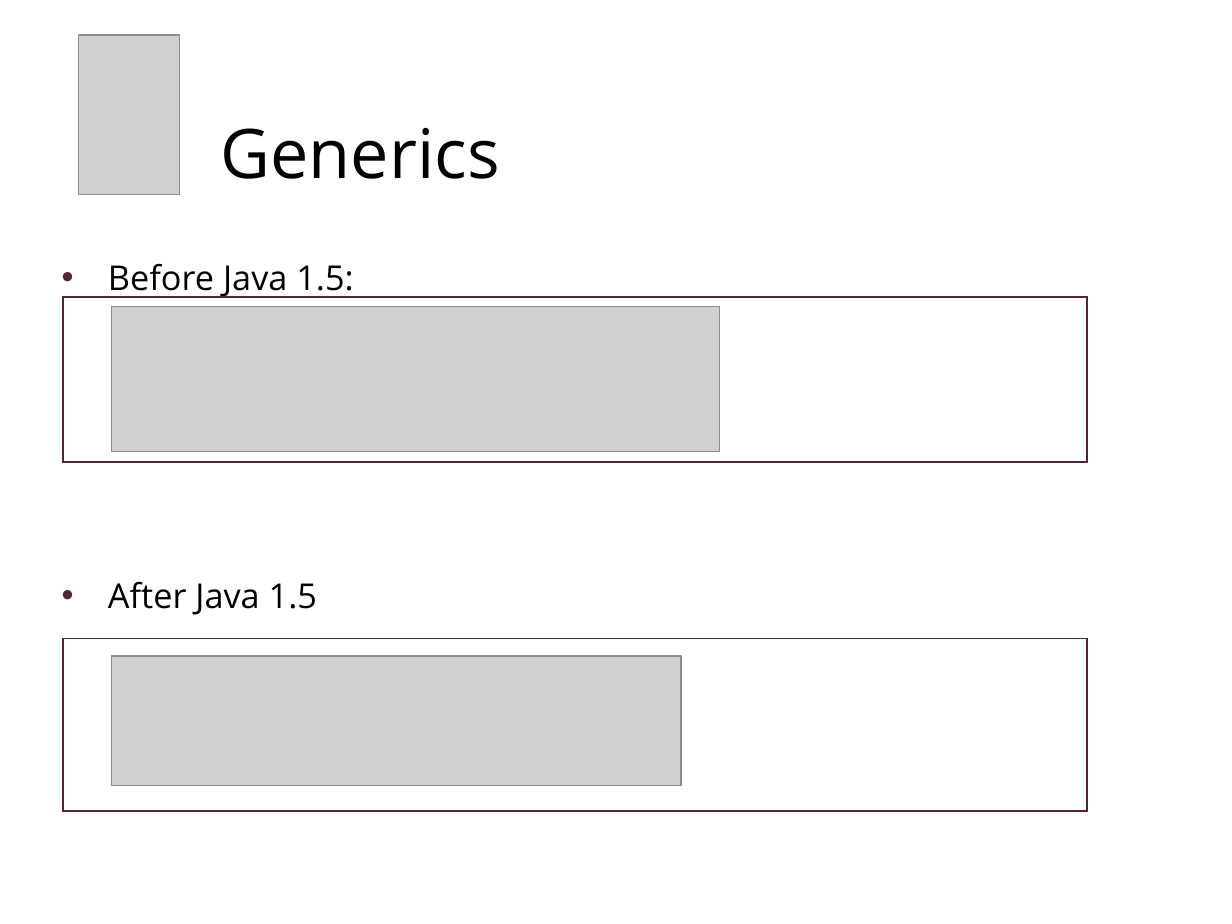
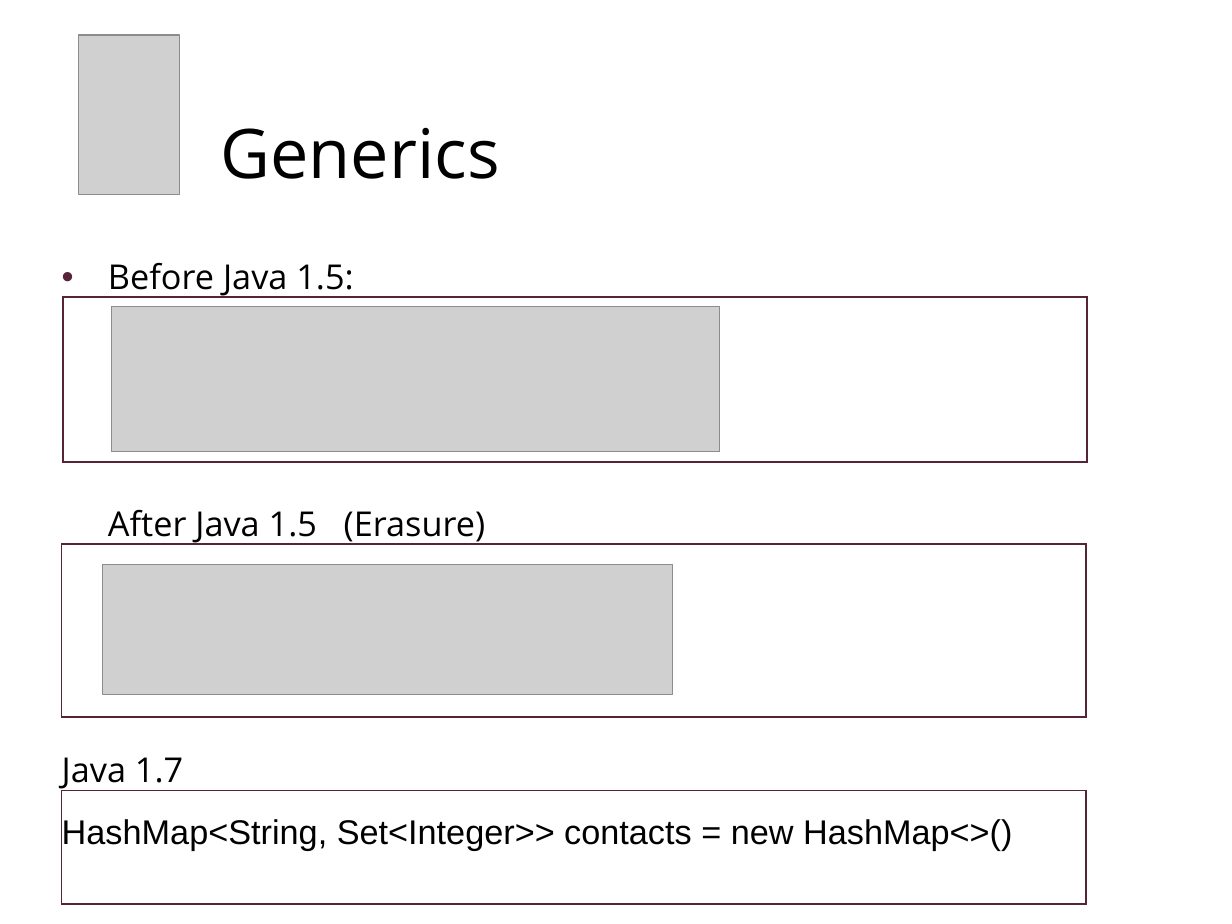
Before and after one commit to chaimt/Tikal-Java-RoadMap, a slide deck: slide 4 of Presentations/2b - Generics.pptx (slide 5 before the commit). Drawn at 1232x924 pixels with LibreOffice and Linux fonts; fonts in the diff are those of the drawing; grey boxes stand for pictures; background and template pictures are left out. Boxes give left, top, right and bottom in pixels: in the first picture for what was removed or moved away, otherwise in the second. Text is boxed around its words. In the diff, an @@ line names an element or a change of style, - is before the commit and + after.

```diff
--- a/Presentations/2b - Generics.pptx
+++ b/Presentations/2b - Generics.pptx
@@ text at (62,262,1012,850): text changed; font Open Sans to Arial @@
-• Before Java 1.5:
-• After Java 1.5
+• Before Java 1.5:
+  After Java 1.5 (Erasure)
+Java 1.7
+HashMap<String, Set<Integer>> contacts = new HashMap<>()
@@ rectangle: place and size @@
-rectangle at (63,638,1087,811)
+rectangle at (62,545,1085,717)
@@ picture: place and size @@
-picture at (111,655,680,785)
+picture at (102,564,671,694)
@@ rectangle added at (62,791,1085,904), fill #FFFFFF, outline #552438 1 pt @@
```
Also in this commit, not shown: 3 other slides changed, 2 slides added, 1 slide removed, 1 other file.
